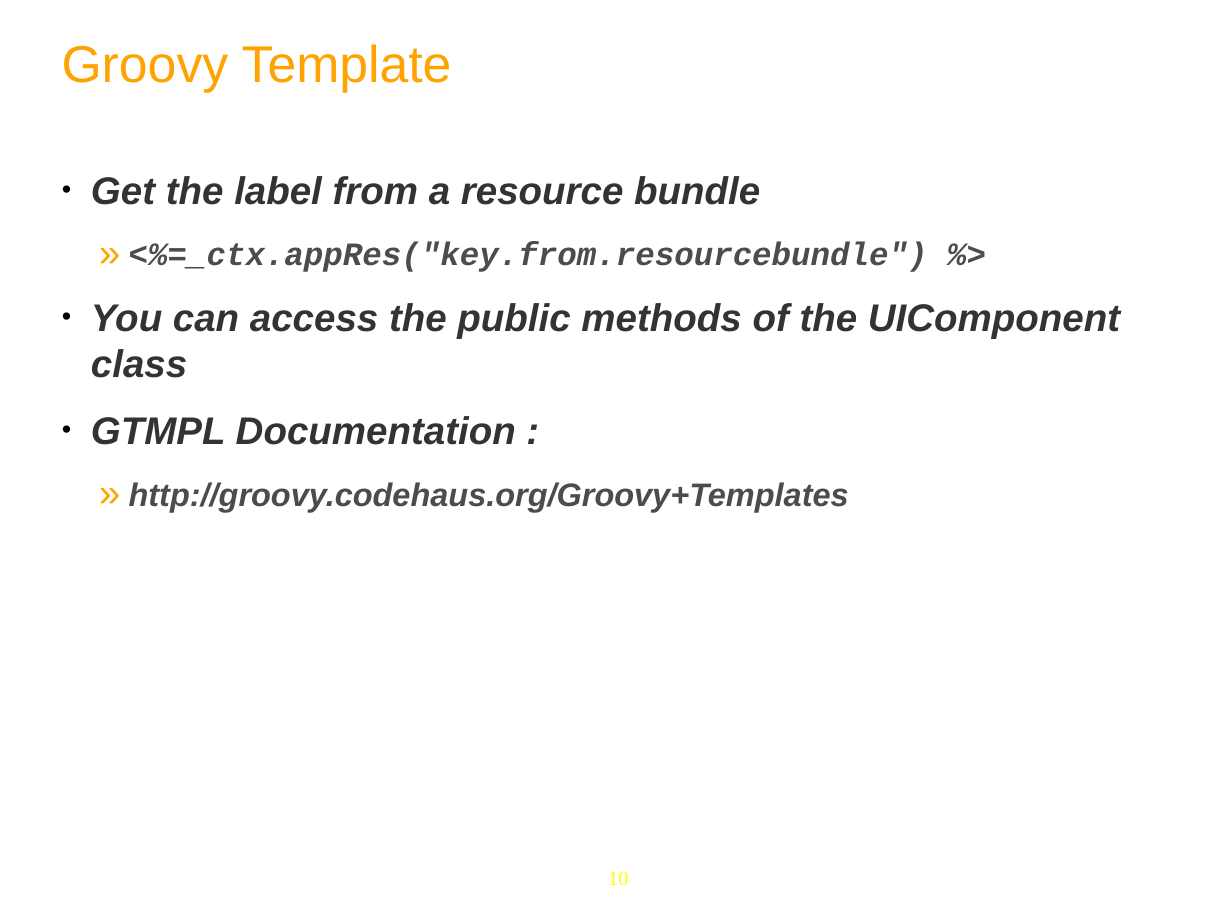
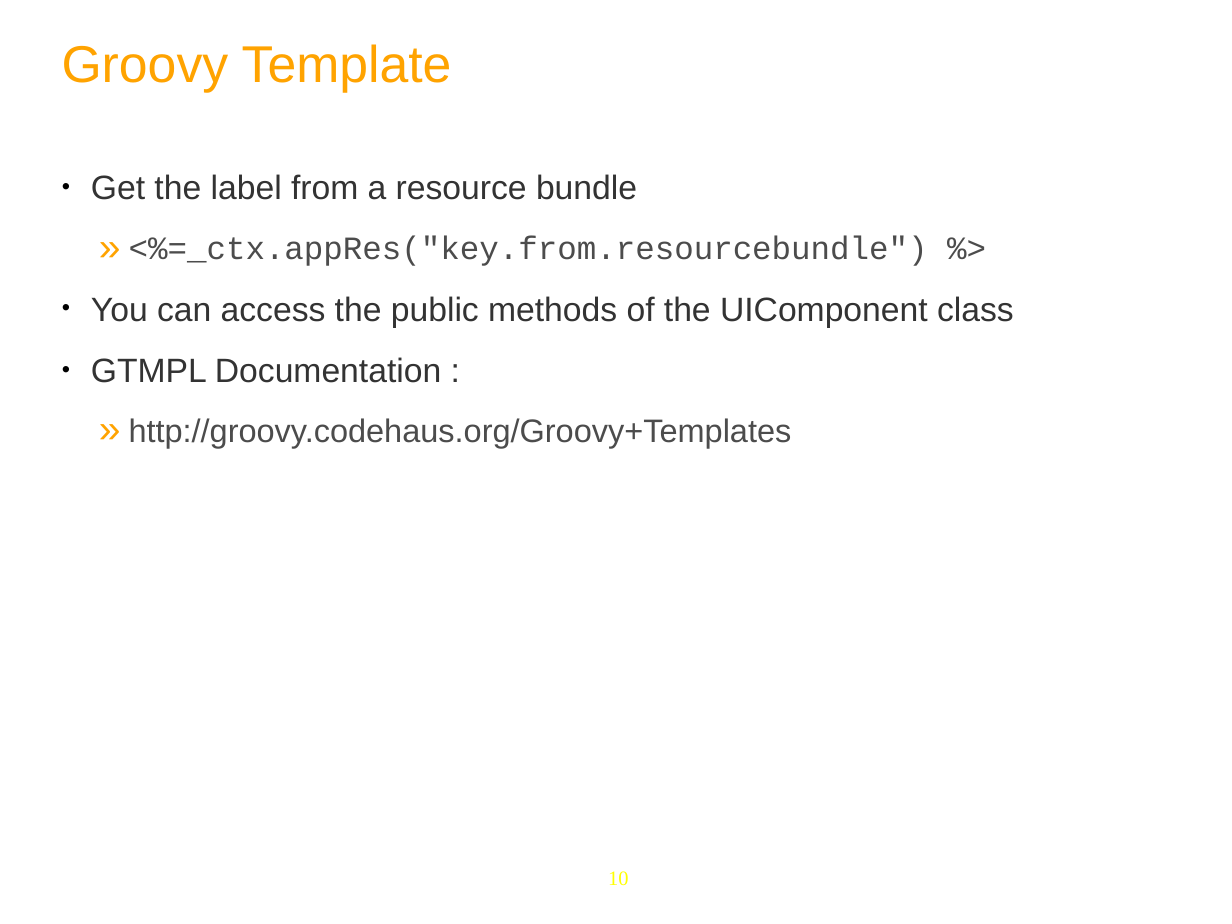
Before and after one commit to anhvurz90/training, a slide deck: slide 10 of exo-developer/460-dms/slides/460-DMS-XDev-en.ppt. Drawn at 1232x924 pixels with LibreOffice and Linux fonts; fonts in the diff are those of the drawing; background and template pictures are left out. Boxes give left, top, right and bottom in pixels: in the first picture for what was removed or moved away, otherwise in the second. Text is boxed around its words. In the diff, an @@ line names an element or a change of style, - is before the commit and + after.

```diff
--- a/exo-developer/460-dms/slides/460-DMS-XDev-en.ppt
+++ b/exo-developer/460-dms/slides/460-DMS-XDev-en.ppt
@@ text "Get the label from a ..." at [91,174,1014,448]: size 32 to 28 pt in "Get the label from a resource bundle", "You can access the public methods of ...", "GTMPL Documentation :"; bold off, italic off @@
```
Also in this commit, not shown: 23 other slides changed, 4 slides added, 1 slide removed, 10 other files.
